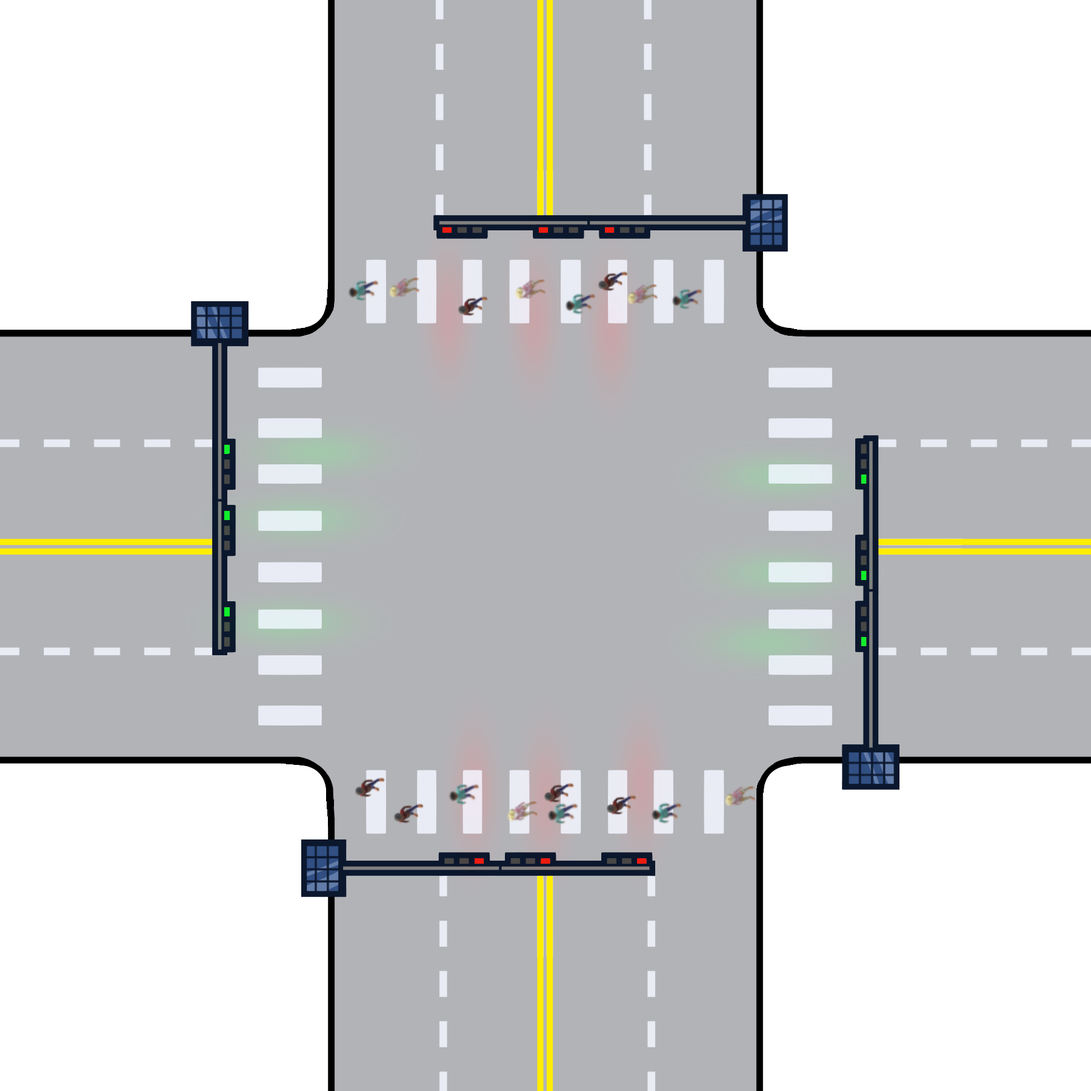
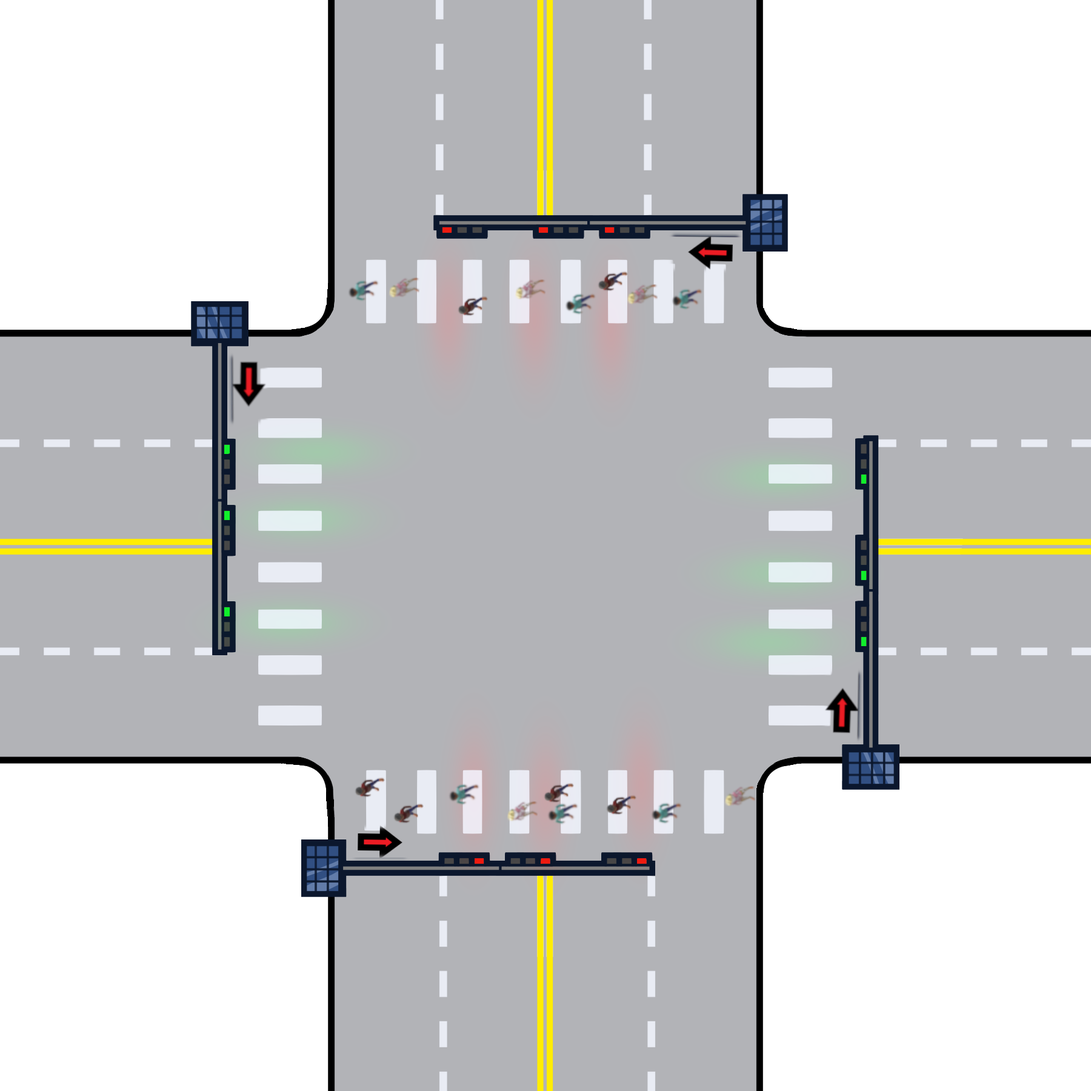
The second 1091 x 1091 image is a revision of the first. Changes to its layers:
removed layer "Pasted Layer copy #4" over box(725, 785, 756, 806)
moved "Pasted Layer copy #2" above "Pasted Layer copy #1", painted on it over box(228, 278, 546, 426)
removed layer "Pasted Layer copy" over box(389, 277, 421, 298)
removed layer "crown #5" over box(606, 795, 637, 816)
removed layer "crown #2" over box(394, 803, 424, 825)
removed layer "crown #6" over box(355, 777, 386, 799)
removed layer "crown #4" over box(543, 782, 575, 804)
removed layer "crown #3" over box(598, 271, 629, 292)
removed layer "crown #1" over box(457, 295, 489, 317)
removed layer "crown copy #5" over box(547, 802, 579, 825)
removed layer "crown copy #9" over box(671, 288, 703, 310)
removed layer "crown copy #8" over box(651, 802, 683, 825)
removed layer "crown copy #7" over box(565, 293, 597, 315)
removed layer "crown copy #6" over box(448, 784, 480, 806)
painted on "Pasted Layer copy #1" over box(507, 670, 864, 823)
removed layer "Pasted Layer copy #3" over box(628, 283, 659, 304)
added layer "Pasted Layer" above "Pasted Layer copy" over box(352, 821, 410, 862)
renamed "crown copy #4" to "Pasted Layer copy", painted on it over box(348, 231, 743, 303)
renamed "greenred.png" to "greenredppl3.png", painted on it over box(228, 231, 864, 862)
